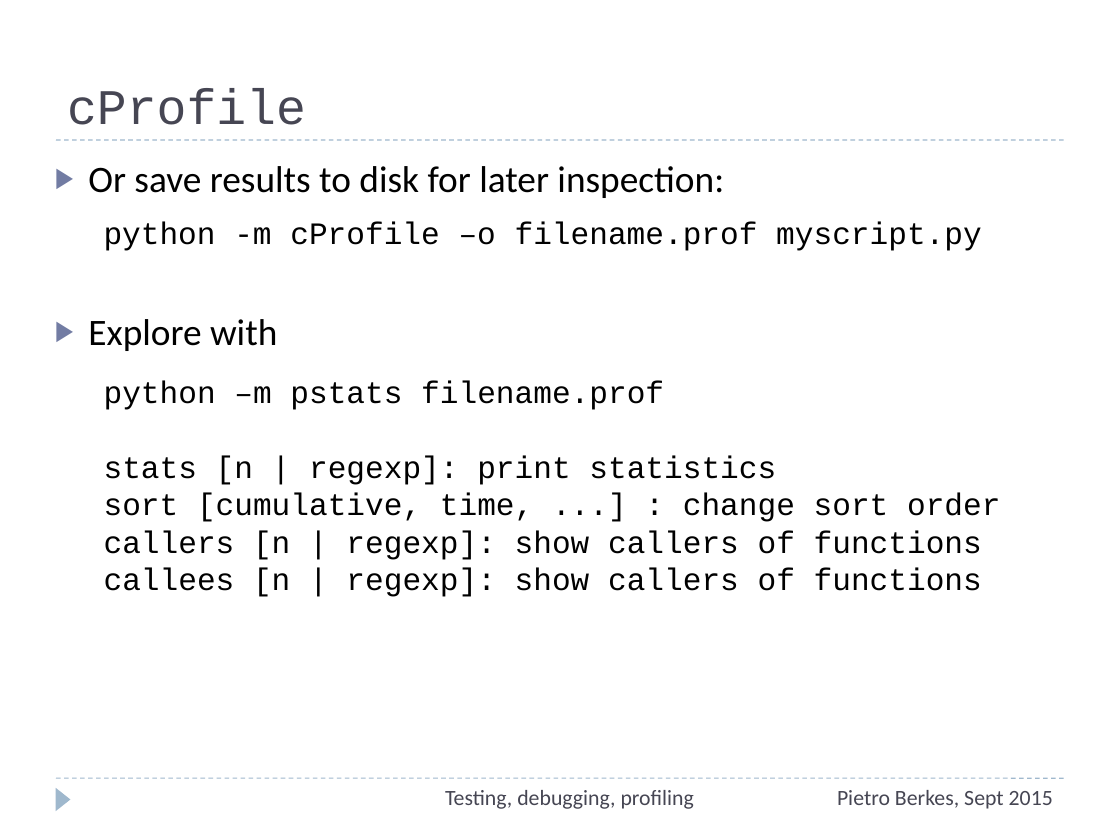
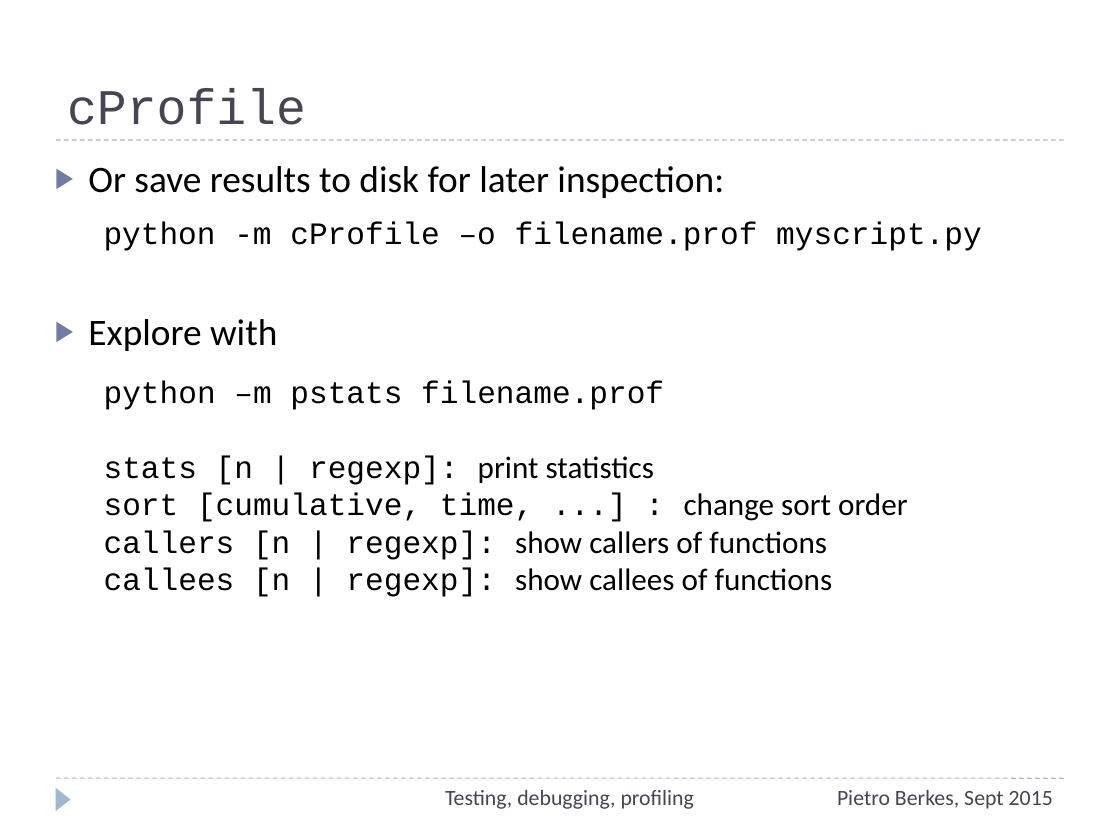
Before and after one commit to ASPP/testing_debugging_profiling, a slide deck: slide 72 of testing-debugging-profiling.pptx (slide 71 before the commit). Drawn at 1120x840 pixels with LibreOffice and Linux fonts; fonts in the diff are those of the drawing. Boxes give left, top, right and bottom in pixels: in the first picture for what was removed or moved away, otherwise in the second. Text is boxed around its words. In the diff, an @@ line names an element or a change of style, - is before the commit and + after.

```diff
--- a/testing-debugging-profiling.pptx
+++ b/testing-debugging-profiling.pptx
@@ text at box(104, 455, 908, 560): font Courier New to Calibri in "print statistics", "change sort order show callers of functions" @@
@@ text at box(104, 568, 833, 597): text changed; font Courier New to Calibri @@
-callees [n | regexp]: show callers of functions
+callees [n | regexp]: show callees of functions
```
Also in this commit, not shown: 9 other slides changed, 1 slide added, 1 other file.
